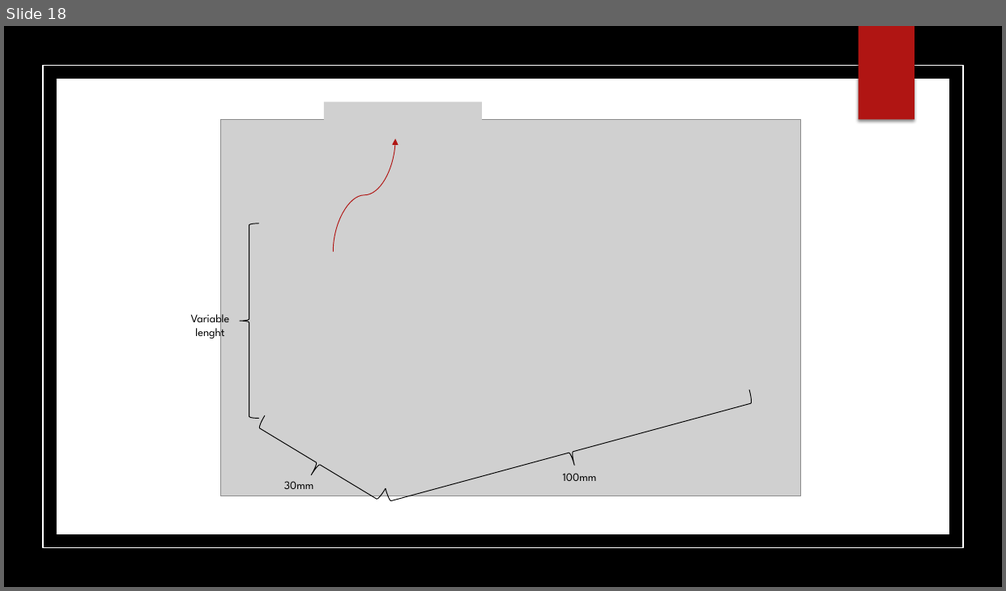
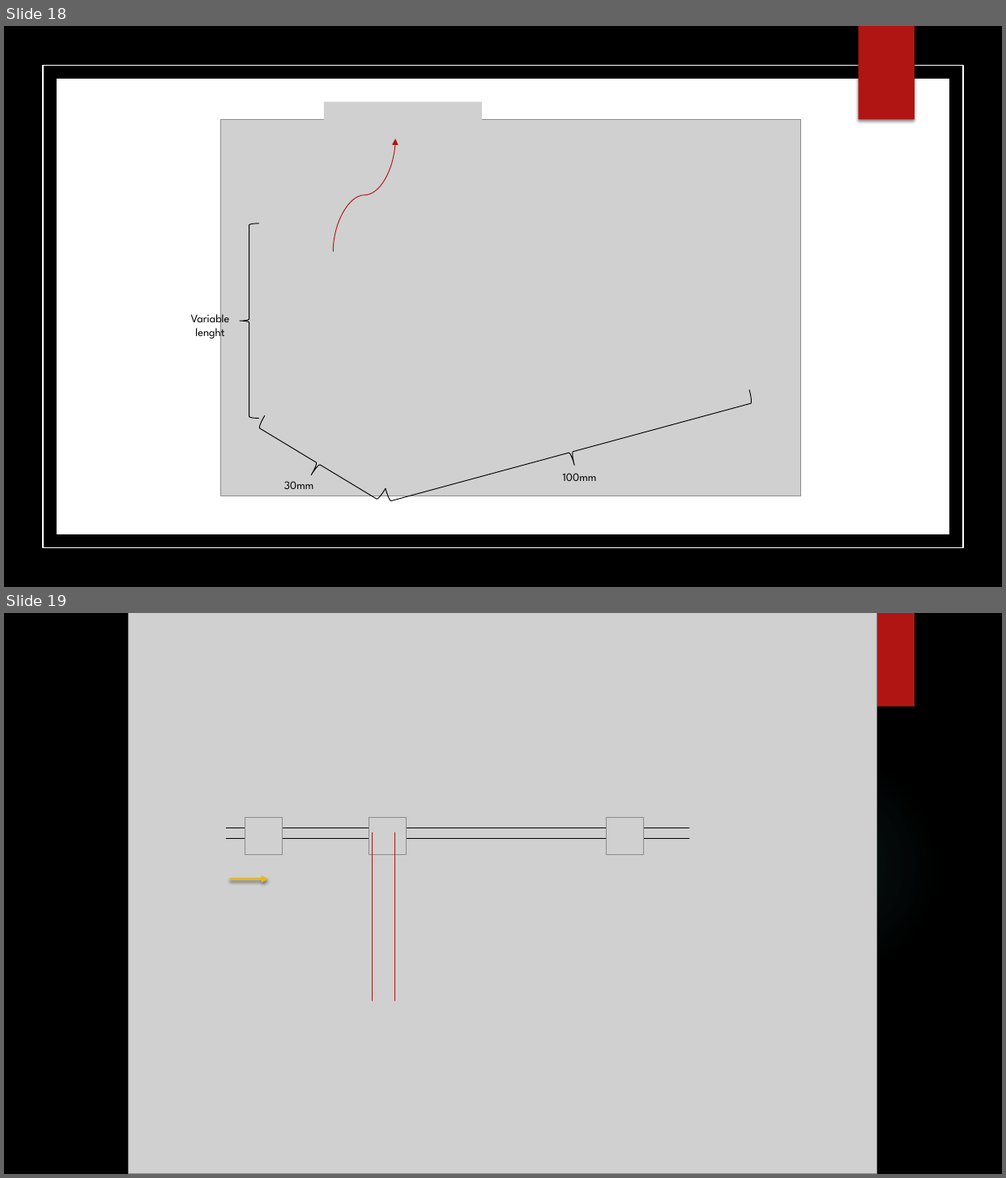
Before and after one commit to KAANVOLKAN05/GPGPU_Research, a slide deck: MonteCarlo/MonteCarloProj/Presentation for West River.pptx. Shown one above the other, each under a label of ours: slide 18 before the commit, slides 18 and 19 after it. The pictures are 1006x591 and 1006x1178 pixels, drawn with LibreOffice and Linux fonts; fonts in the diff are those of the drawing; grey boxes stand for pictures; background and template pictures are left out. Boxes give left, top, right and bottom in pixels: in the first picture for what was removed or moved away, otherwise in the second. Text is boxed around its words. In the diff, an @@ line names an element or a change of style, - is before the commit and + after.

```diff
--- a/MonteCarlo/MonteCarloProj/Presentation for West River.pptx
+++ b/MonteCarlo/MonteCarloProj/Presentation for West River.pptx
@@ slide 19 added at box(4, 613, 1002, 1174), background picture (left out) @@
@@ picture added at box(129, 613, 878, 1174) @@
@@ rectangle added at box(859, 613, 914, 707), fill #B01513 @@
@@ ellipse added at box(709, 750, 939, 981), fill gradient #50B9C1 @@
@@ line added from (226, 828) to (690, 828), #000000 0.75 pt @@
@@ picture added at box(245, 817, 283, 855) @@
@@ picture added at box(368, 817, 406, 855) @@
@@ picture added at box(606, 817, 643, 855) @@
@@ line added from (226, 838) to (690, 838), #000000 0.75 pt @@
@@ line added from (373, 833) to (373, 1001), #B01513 0.75 pt @@
@@ line added from (394, 833) to (394, 1001), #B01513 0.75 pt @@
@@ arrow added from (231, 879) to (268, 879), #E6B729 2.25 pt @@
```
Also in this commit, not shown: 1 other slide added, 1 other file.
